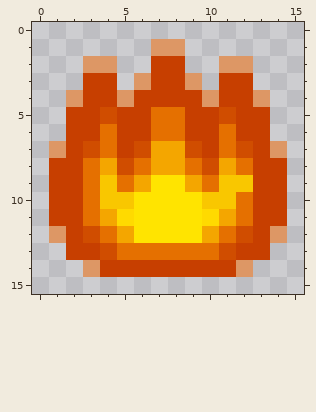
One commit to this pixel-art sprite: client/img/fireBullet.png. The picture above was drawn from the file before the commit.
The file is 48x48 pixels, drawn in blocks of 3x3; one block is one cell here. Pixels under 10% opacity are left out. Colours within 5 levels of each other are drawn and written as one.
The result:
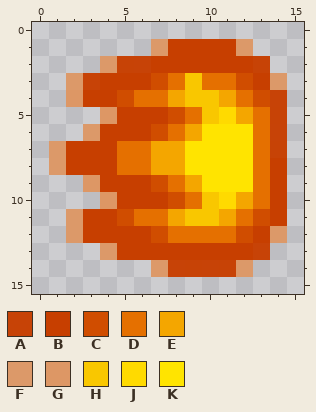
Palette (. is transparent): A #c73f00f7  B #c73f00  C #d04d00  D #e57000  E #f4a600  F #dd9765f5  G #dd9765  H #f9c700  J #ffda00  K #ffe400
Diff:
Changed rows in their new state; - is an unchanged pixel.
first column x 1:
 1 ------FBBBBF--
 2 --.FAA--BBBBA-
 3 -FA-BBCDHDDCBF
 4 ----CDDEHHEDCA
 5 -..G--BCDHJEDA
 6 -.FB--C-EKKKDA
 7 F-BBDD--KKKKDA
 8 F-BBD---KKKKD-
 9 ..GBBBCD-KKKD-
10 ...GBBBCD-JED-
11 .FBBCDDEHH--C-
12 .FBBBBCDDD---F
13 -..FBBBBBBB-A-
14 --....FAAAAF--
